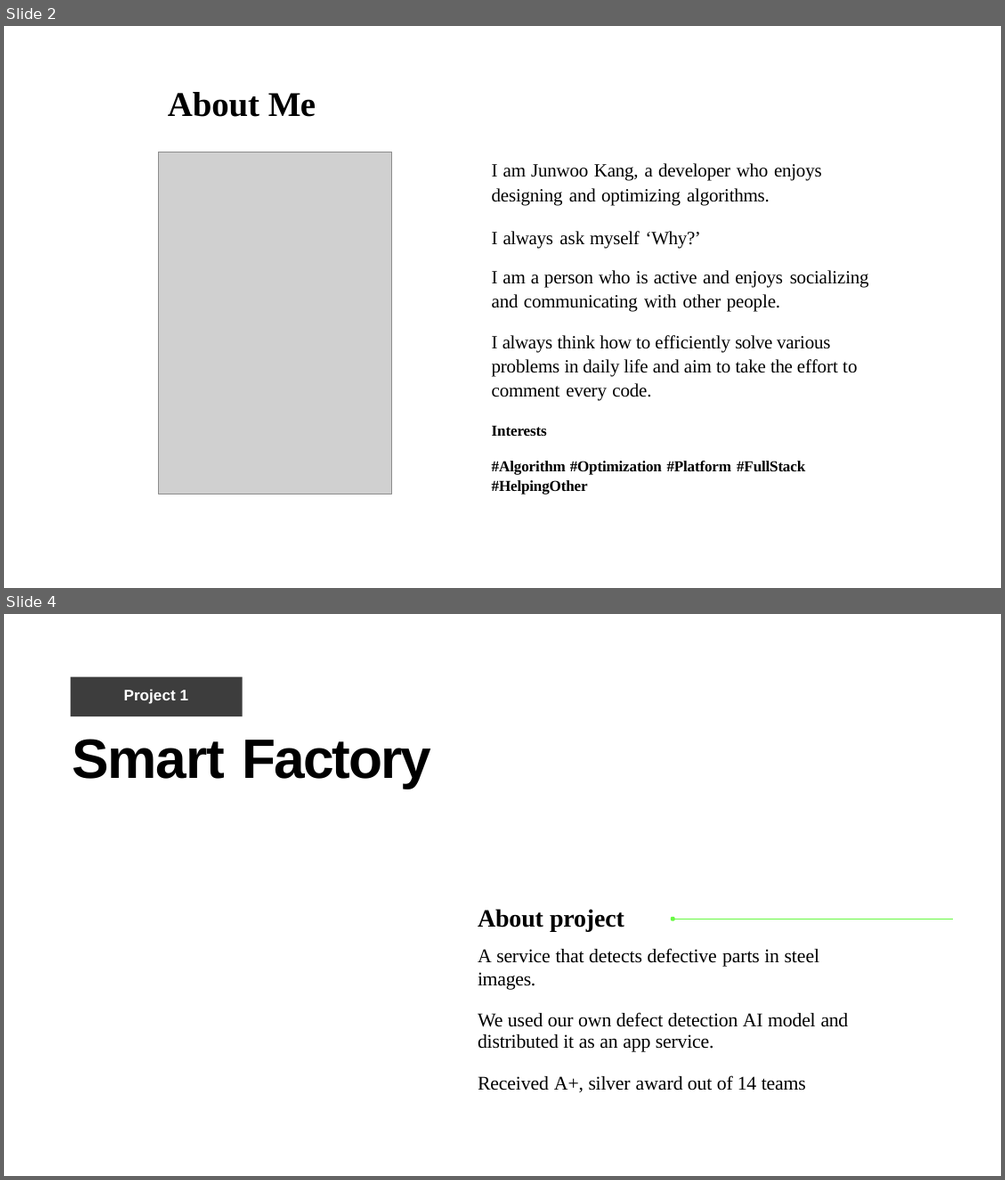
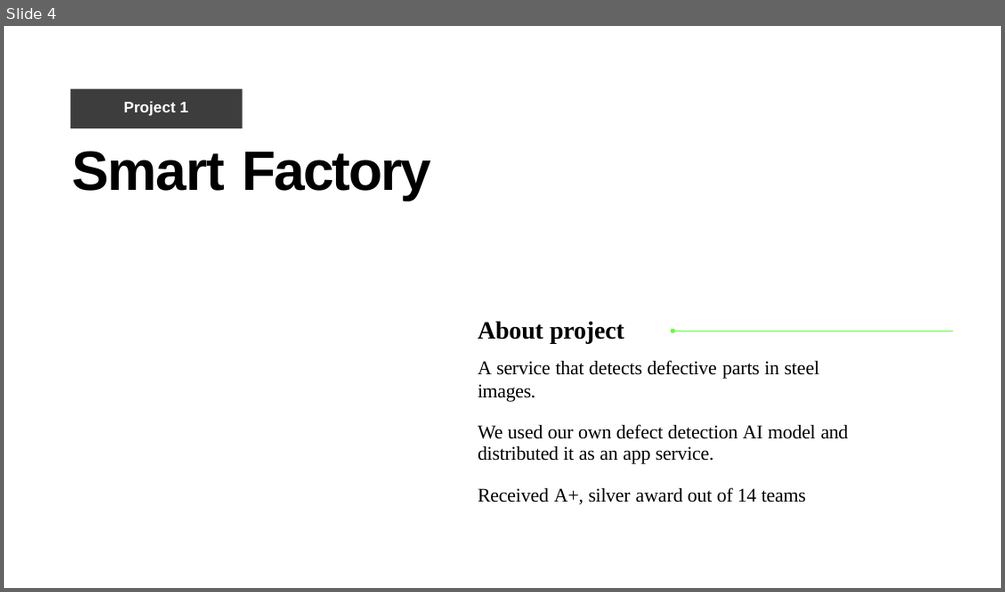
Before and after one commit to June222/June222.github.io, a slide deck: porfolio_kangjunwoo-010-5495-4551.pptx. Shown one above the other, each under a label of ours: slides 2 and 4 before the commit, slide 4 after it; the slides between them are not shown. The pictures are 1005x1180 and 1005x592 pixels, drawn with LibreOffice and Linux fonts; fonts in the diff are those of the drawing; grey boxes stand for pictures. Boxes give left, top, right and bottom in pixels: in the first picture for what was removed or moved away, otherwise in the second. Text is boxed around its words. In the diff, an @@ line names an element or a change of style, - is before the commit and + after.

Commit message:
fix: about me 한글로 수정

```diff
--- a/porfolio_kangjunwoo-010-5495-4551.pptx
+++ b/porfolio_kangjunwoo-010-5495-4551.pptx
@@ slide 2 removed at [4,26,1001,588], background #FFFFFF @@
@@ title removed at [168,92,316,117] @@
-About Me
@@ picture removed at [159,151,392,493] @@
@@ text removed at [492,163,869,494] @@
-I am Junwoo Kang, a developer who enjoys
-designing and optimizing algorithms.
-I always ask myself ‘Why?’
-I am a person who is active and enjoys socializing and communicating with other people.
-I always think how to efficiently solve various problems in daily life and aim to take the effort to comment every code.
-Interests
-#Algorithm #Optimization #Platform #FullStack
-#HelpingOther
```
Also in this commit, not shown: 1 slide changed, 1 slide added.
